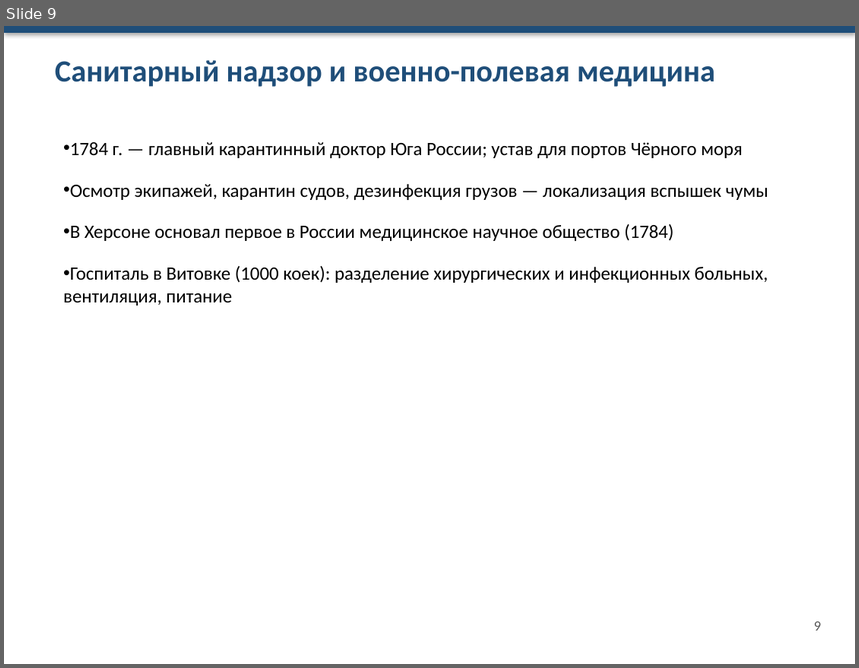
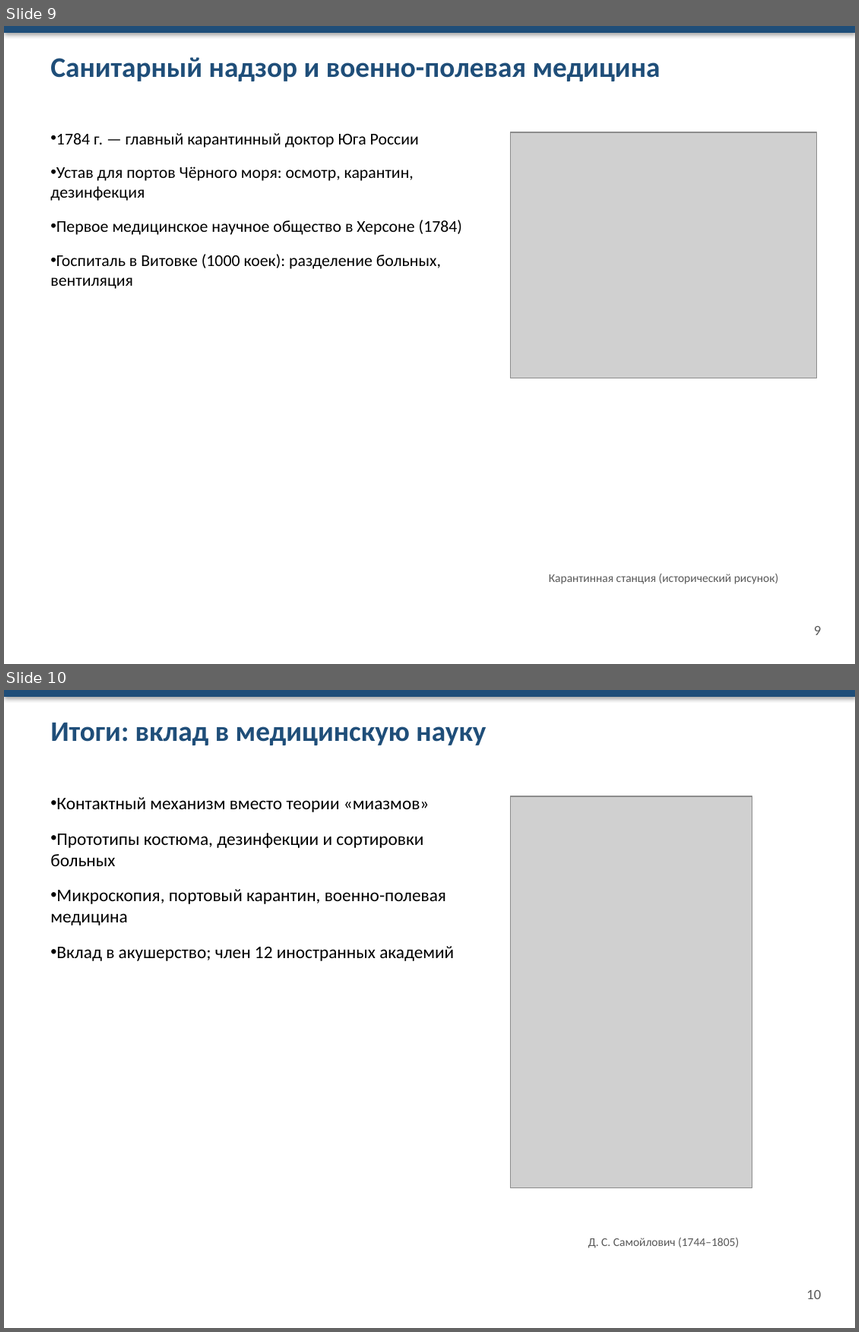
Before and after one commit to Egorka8982/YP_Penin_DB, a slide deck: presentation/Samoylovich_medicina.pptx. Shown one above the other, each under a label of ours: slide 9 before the commit, slides 9 and 10 after it. The pictures are 859x668 and 859x1332 pixels, drawn with LibreOffice and Linux fonts; fonts in the diff are those of the drawing; grey boxes stand for pictures. Boxes give left, top, right and bottom in pixels: in the first picture for what was removed or moved away, otherwise in the second. Text is boxed around its words. In the diff, an @@ line names an element or a change of style, - is before the commit and + after.

```diff
--- a/presentation/Samoylovich_medicina.pptx
+++ b/presentation/Samoylovich_medicina.pptx
@@ slide 10 added at (4,690,855,1328), background #FFFFFF @@
@@ rectangle added at (4,690,855,697), fill #1F4E79 @@
@@ text added at (50,722,486,745), 24 pt, text #1F4E79, bold @@
+Итоги: вклад в медицинскую науку
@@ text added at (50,797,454,961), 15 pt, text #000000 @@
+• Контактный механизм вместо теории «миазмов»
+• Прототипы костюма, дезинфекции и сортировки больных
+• Микроскопия, портовый карантин, военно-полевая медицина
+• Вклад в акушерство; член 12 иностранных академий
@@ picture added at (510,796,752,1188) @@
@@ text added at (588,1238,739,1249), 10 pt, text #595959 @@
+Д. С. Самойлович (1744–1805)
@@ text added at (807,1290,821,1300), 12 pt, text #595959 @@
+10
@@ slide 9 changed as well @@
@@ text "Санитарный надзор и военно-полевая медицина" at (50,57,661,81): size 26 to 24 pt @@
@@ text at (50,133,462,289): text changed; size 16 to 14 pt @@
-• 1784 г. — главный карантинный доктор Юга России; устав для портов Чёрного моря
-• Осмотр экипажей, карантин судов, дезинфекция грузов — локализация вспышек чумы
-• В Херсоне основал первое в России медицинское научное общество (1784)
-• Госпиталь в Витовке (1000 коек): разделение хирургических и инфекционных больных, вентиляция, питание
+• 1784 г. — главный карантинный доктор Юга России
+• Устав для портов Чёрного моря: осмотр, карантин, дезинфекция
+• Первое медицинское научное общество в Херсоне (1784)
+• Госпиталь в Витовке (1000 коек): разделение больных, вентиляция
@@ picture added at (510,132,817,379) @@
@@ text added at (549,574,778,585), 10 pt, text #595959 @@
+Карантинная станция (исторический рисунок)
@@ text "9": place and size @@
-text "9" at (814,622,821,631)
+text "9" at (814,626,821,636)
```
Also in this commit, not shown: 8 other slides changed, 1 slide removed.
